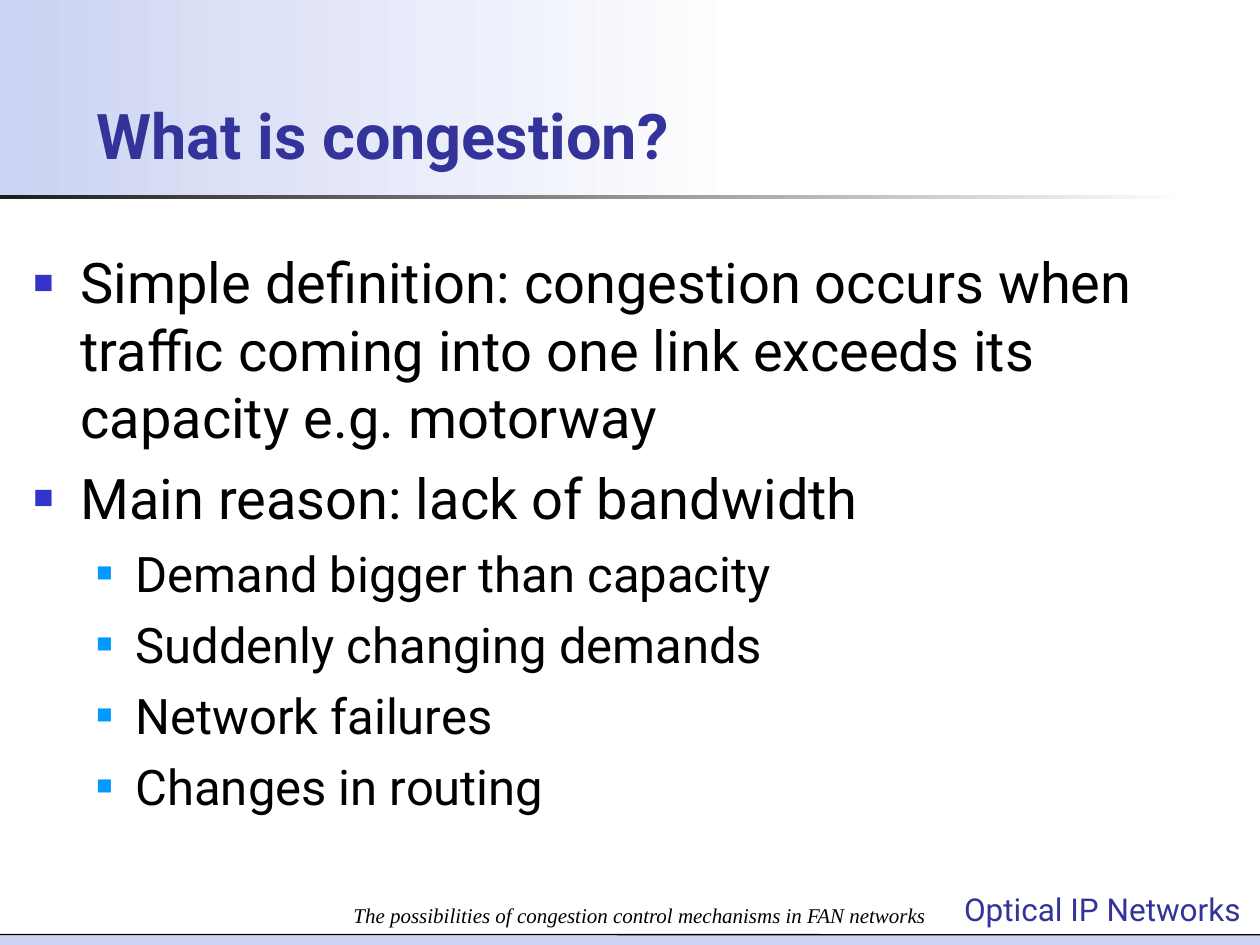
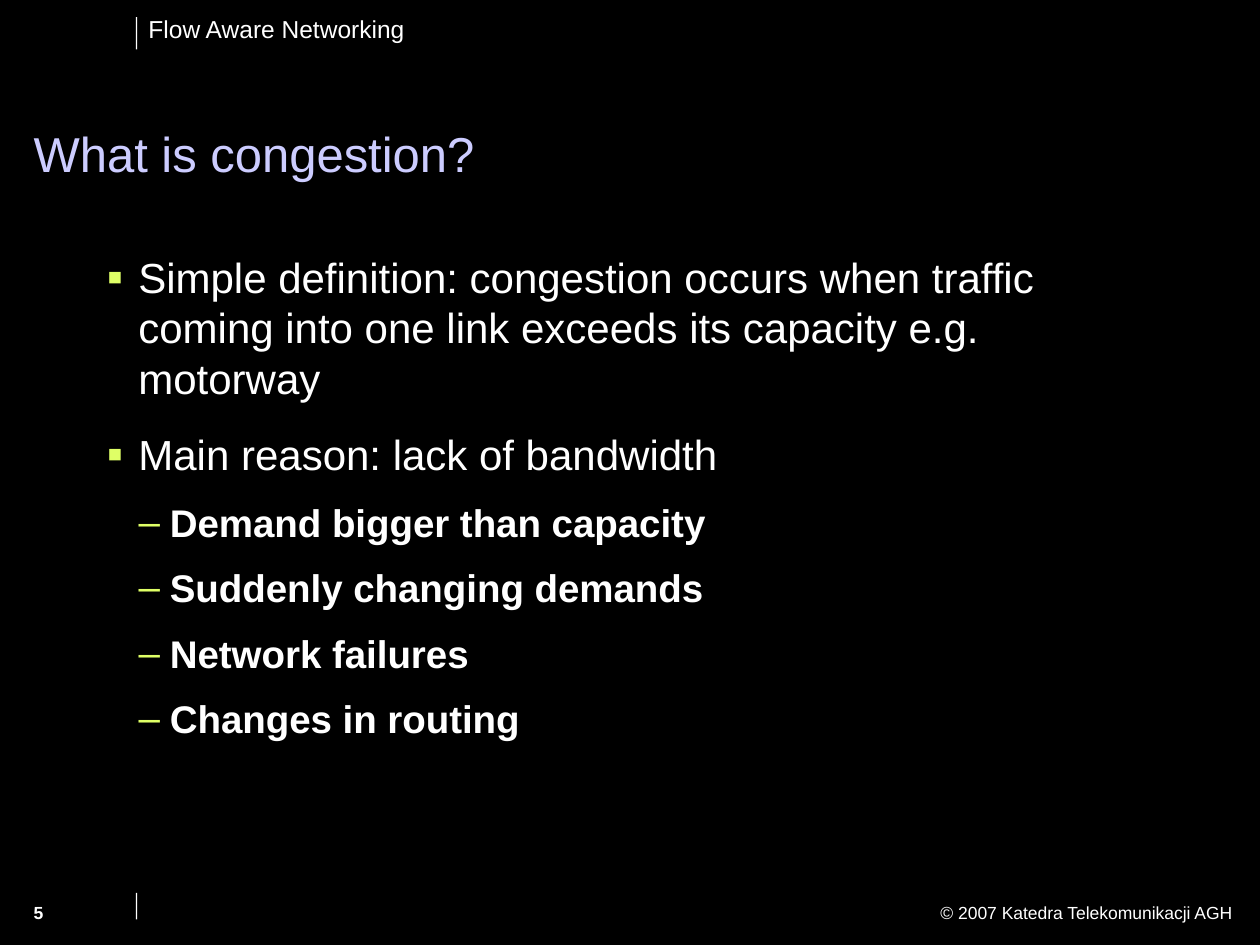
Before and after one commit to jpalider/fansimulator, a slide deck: slide 5 of seminarium/Optical IP Networks - FAN presentation_Q.ppt (slide 2 before the commit). Drawn at 1260x945 pixels with LibreOffice and Linux fonts; fonts in the diff are those of the drawing; background and template pictures are left out. Boxes give left, top, right and bottom in pixels: in the first picture for what was removed or moved away, otherwise in the second. Text is boxed around its words. In the diff, an @@ line names an element or a change of style, - is before the commit and + after.

```diff
--- a/seminarium/Optical IP Networks - FAN presentation_Q.ppt
+++ b/seminarium/Optical IP Networks - FAN presentation_Q.ppt
@@ background #FFFFFF to #000000 @@
@@ rectangle removed at <box>0,0,746,199</box> @@
@@ line added from (136, 18) to (136, 49), #FFFFFF 0.74 pt @@
@@ text added at <box>148,20,405,43</box>, 14 pt, text #FFFFFF @@
+Flow Aware Networking
@@ title "What is congestion?": place and size @@
-title "What is congestion?" at <box>96,111,668,172</box>
+title "What is congestion?" at <box>34,136,474,182</box>
@@ title "What is congestion?" at <box>34,136,474,182</box>: size 36 to 28 pt, font Roboto to Arial, text colour #333399 to #CCCCFF, bold off @@
@@ rectangle removed at <box>0,195,1191,200</box> @@
@@ text "Simple definition: congestion occurs when ...": place and size @@
-text "Simple definition: congestion occurs when ..." at <box>80,260,1132,816</box>
+text "Simple definition: congestion occurs when ..." at <box>138,262,1034,741</box>
@@ text "Simple definition: congestion occurs when ..." at <box>138,262,1034,741</box>: size 32 to 24 pt in "Simple definition: congestion occurs when traffic coming ...", "Main reason: lack of bandwidth"; font Roboto to Arial, text colour #000000 to #FFFFFF; size 28 to 22 pt, bold on in "Demand bigger than capacity", "Suddenly changing demands", "Network failures", "Changes in routing"; bullet ■ to ▪; more space between paragraphs; bullet colour #3333CC to #DFFF66; bullet ■ to –; bullet colour #0099FF to #DFFF66 @@
@@ line added from (136, 893) to (136, 920), #FFFFFF 0.74 pt @@
@@ text removed at <box>964,897,1241,928</box> @@
-Optical IP Networks
@@ page number added at <box>34,907,44,919</box>, 10 pt, text #FFFFFF, bold @@
+5
@@ text removed at <box>353,908,925,928</box> @@
-The possibilities of congestion control mechanisms in FAN networks
@@ text added at <box>958,906,1232,923</box>, 10 pt, text #FFFFFF @@
+© 2007 Katedra Telekomunikacji AGH
@@ rectangle removed at <box>0,935,1260,945</box> @@
@@ line removed from (0, 935) to (1260, 935) @@
```
Also in this commit, not shown: 9 other slides changed, 13 slides added, 3 slides removed.
